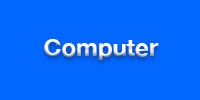
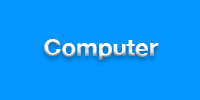
Comparing the layer stacks of the two w=200, h=100 images. Changes:
painted on "Layer 0" over (0, 0, 200, 100)
